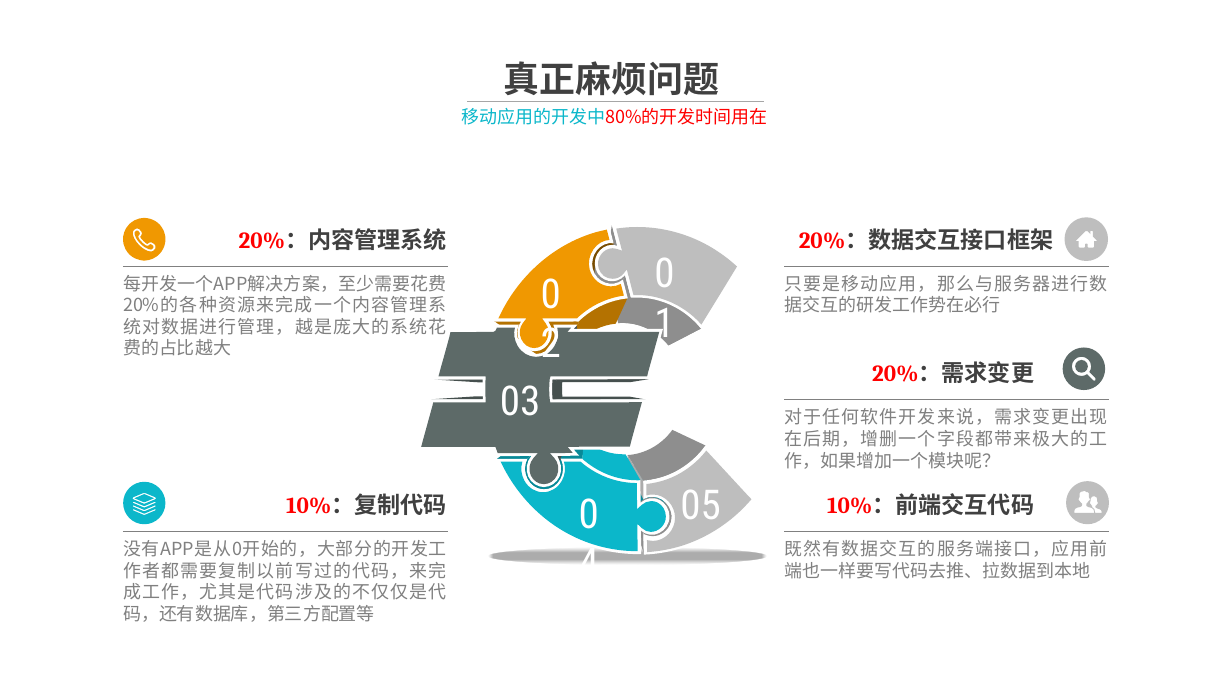
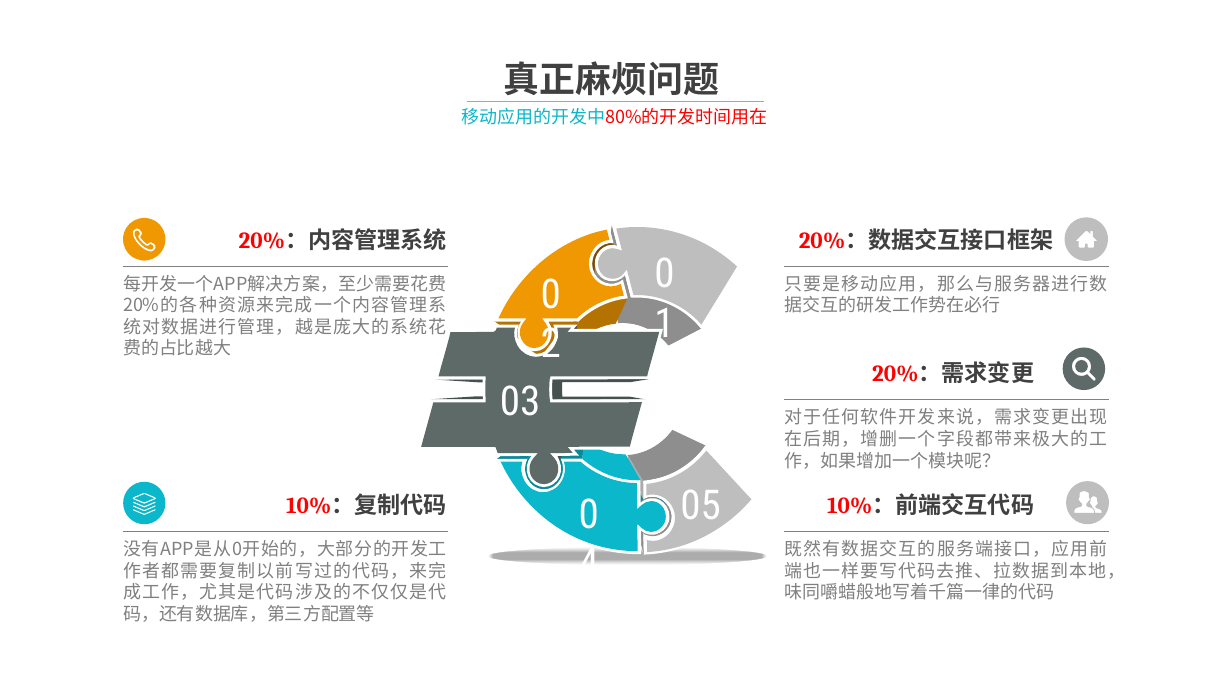
Before and after one commit to alucard263096/BP, a slide deck: slide 3 of App-Link 商业计划书.pptx. Drawn at 1232x693 pixels with LibreOffice and Linux fonts; fonts in the diff are those of the drawing; background and template pictures are left out. Boxes give left, top, right and bottom in pixels: in the first picture for what was removed or moved away, otherwise in the second. Text is boxed around its words. In the diff, an @@ line names an element or a change of style, - is before the commit and + after.

```diff
--- a/App-Link 商业计划书.pptx
+++ b/App-Link 商业计划书.pptx
@@ text at [784,540,1126,600]: text changed @@
-既然有数据交互的服务端接口，应用前端也一样要写代码去推、拉数据到本地
+既然有数据交互的服务端接口，应用前端也一样要写代码去推、拉数据到本地，味同嚼蜡般地写着千篇一律的代码
```
Also in this commit, not shown: 7 other slides changed, 1 slide added, 15 slides removed, 1 other file.
